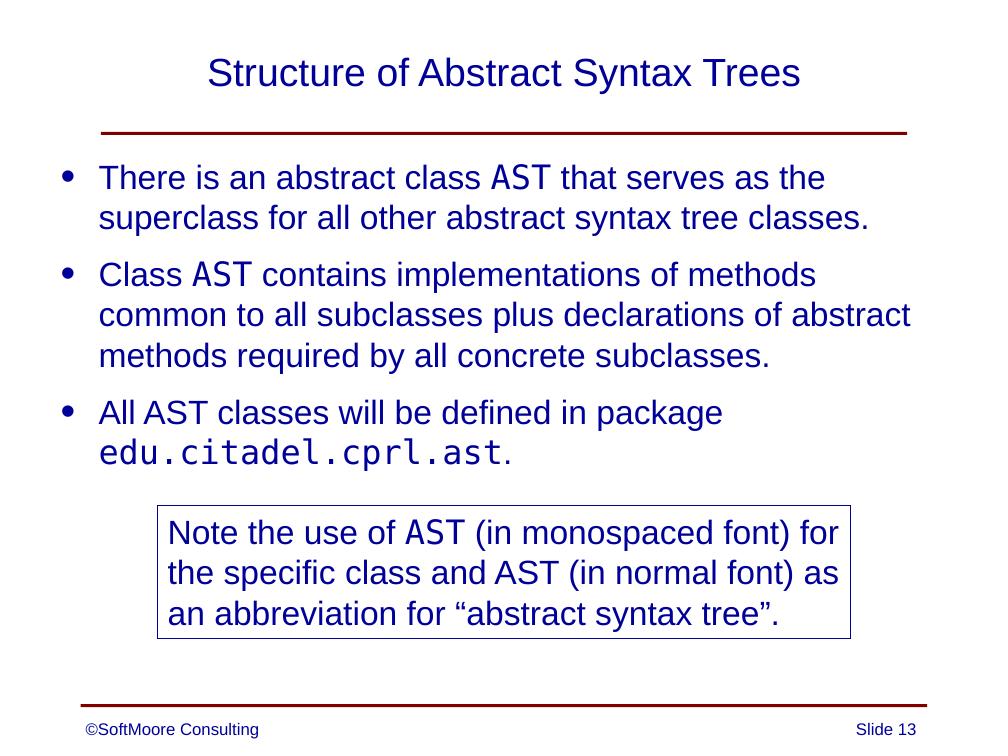
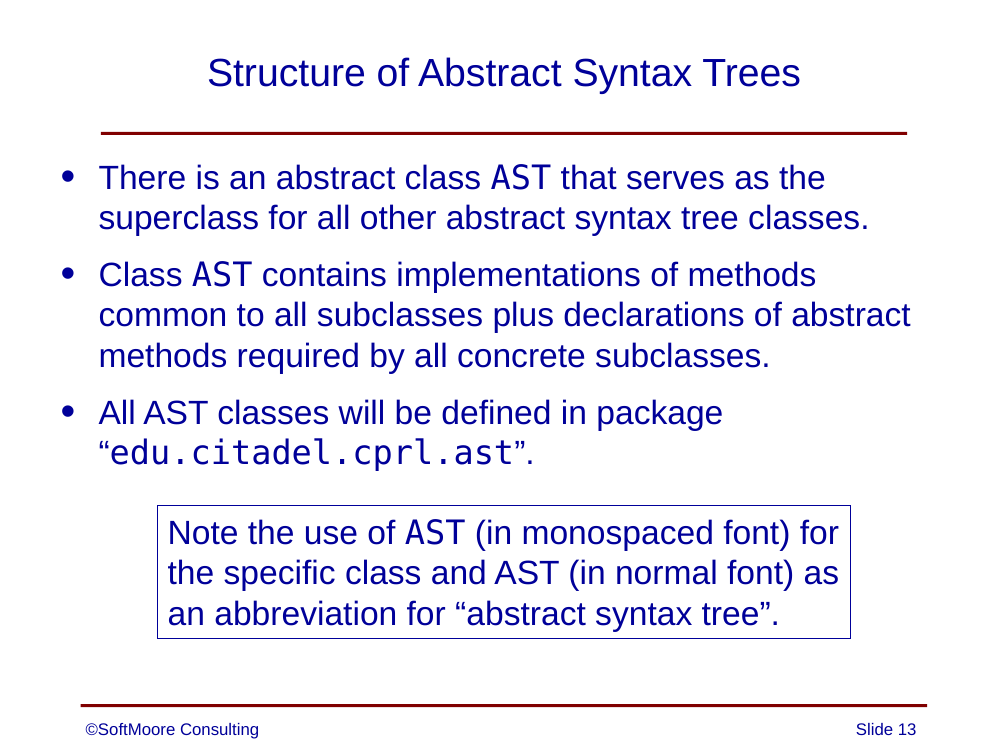
Before and after one commit to SoftMoore/CPRL-Kt-3rd, a slide deck: slide 13 of PowerPoints/08 - Abstract Syntax Trees.pptx. Drawn at 1008x756 pixels with LibreOffice and Linux fonts; fonts in the diff are those of the drawing. Boxes give left, top, right and bottom in pixels: in the first picture for what was removed or moved away, otherwise in the second. Text is boxed around its words. In the diff, an @@ line names an element or a change of style, - is before the commit and + after.

```diff
--- a/PowerPoints/08 - Abstract Syntax Trees.pptx
+++ b/PowerPoints/08 - Abstract Syntax Trees.pptx
@@ text at [99,399,723,471]: text changed @@
-• All AST classes will be defined in package edu.citadel.cprl.ast.
+• All AST classes will be defined in package “edu.citadel.cprl.ast”.
```
Also in this commit, not shown: 5 other slides changed.
